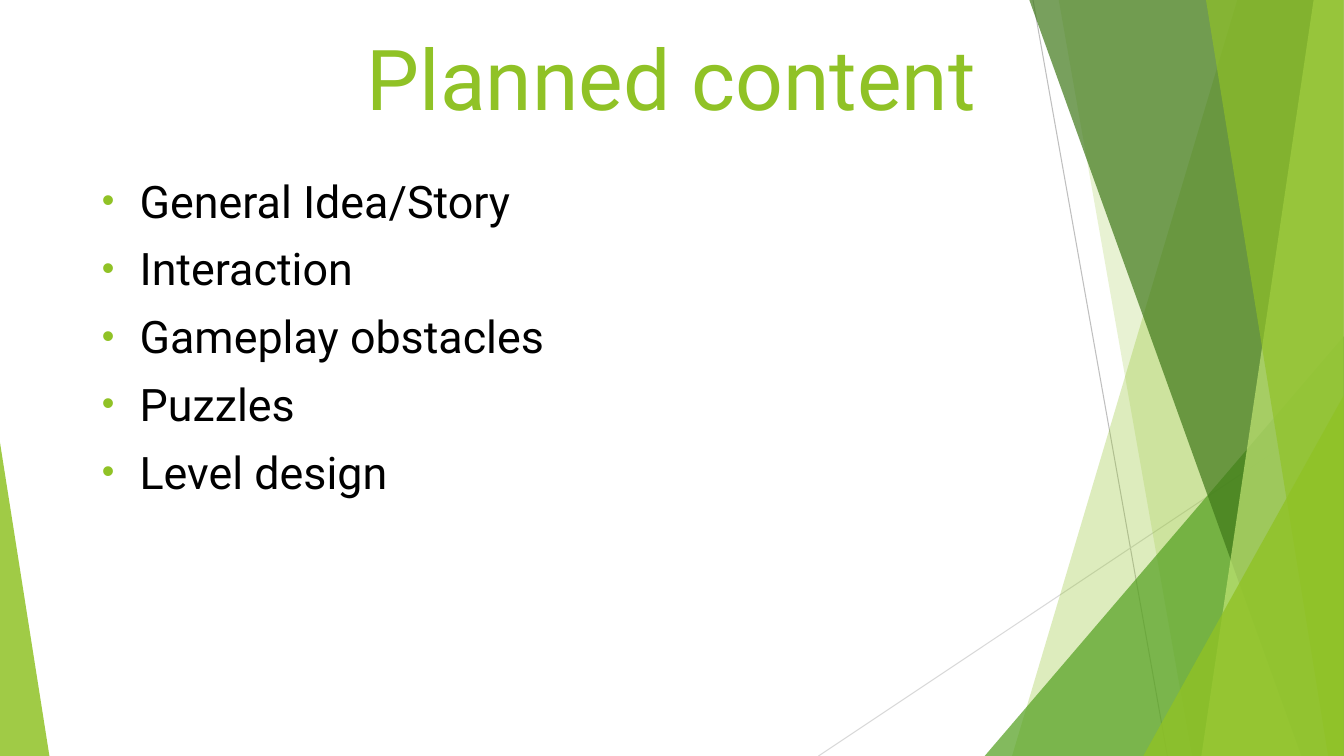
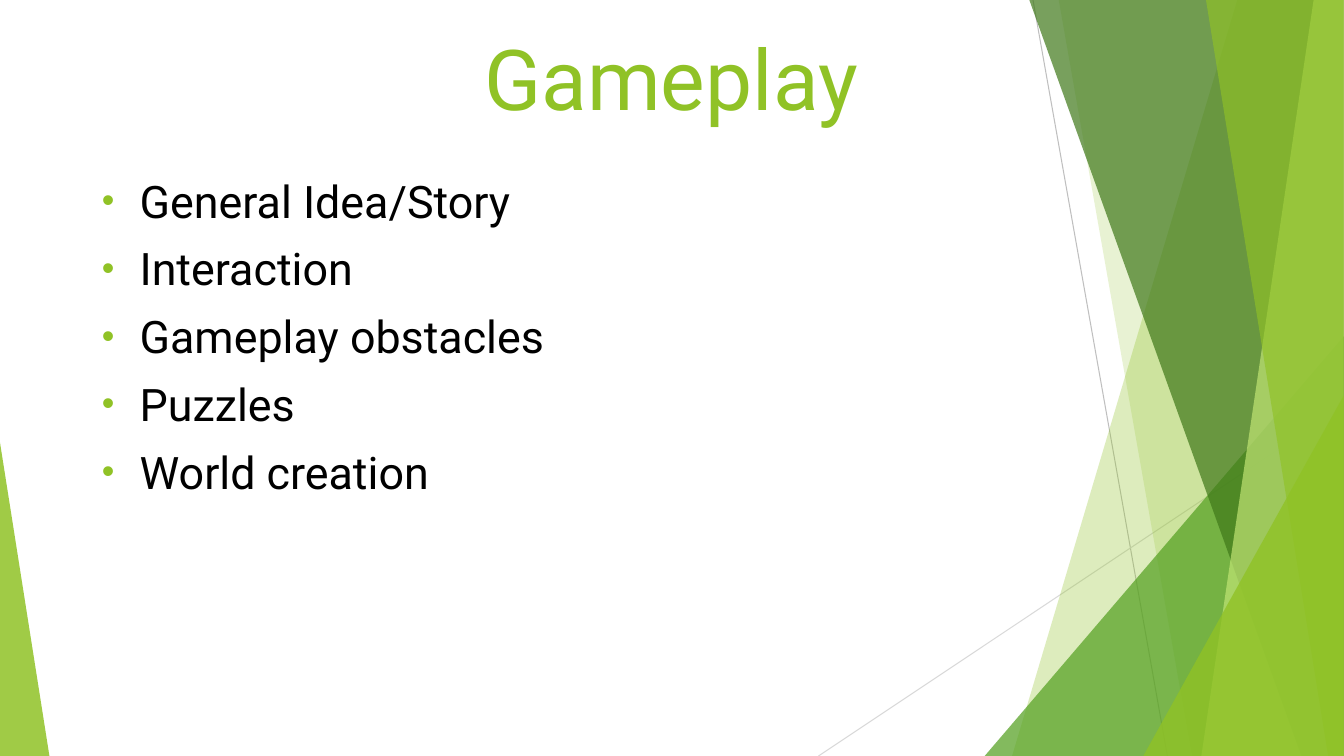
Before and after one commit to PeterBosDeltion/IndianaBonesRepo, a slide deck: slide 2 of IndianaBones.pptx. Drawn at 1344x756 pixels with LibreOffice and Linux fonts; fonts in the diff are those of the drawing. Boxes give left, top, right and bottom in pixels: in the first picture for what was removed or moved away, otherwise in the second. Text is boxed around its words. In the diff, an @@ line names an element or a change of style, - is before the commit and + after.

```diff
--- a/IndianaBones.pptx
+++ b/IndianaBones.pptx
@@ title at [485,47,858,128]: text changed @@
-Planned content
+Gameplay
@@ text at [140,455,429,490]: text changed @@
-• Level design
+• World creation
```
Also in this commit, not shown: 1 other slide changed, 1 slide added, 2 slides removed, 1 other file.
